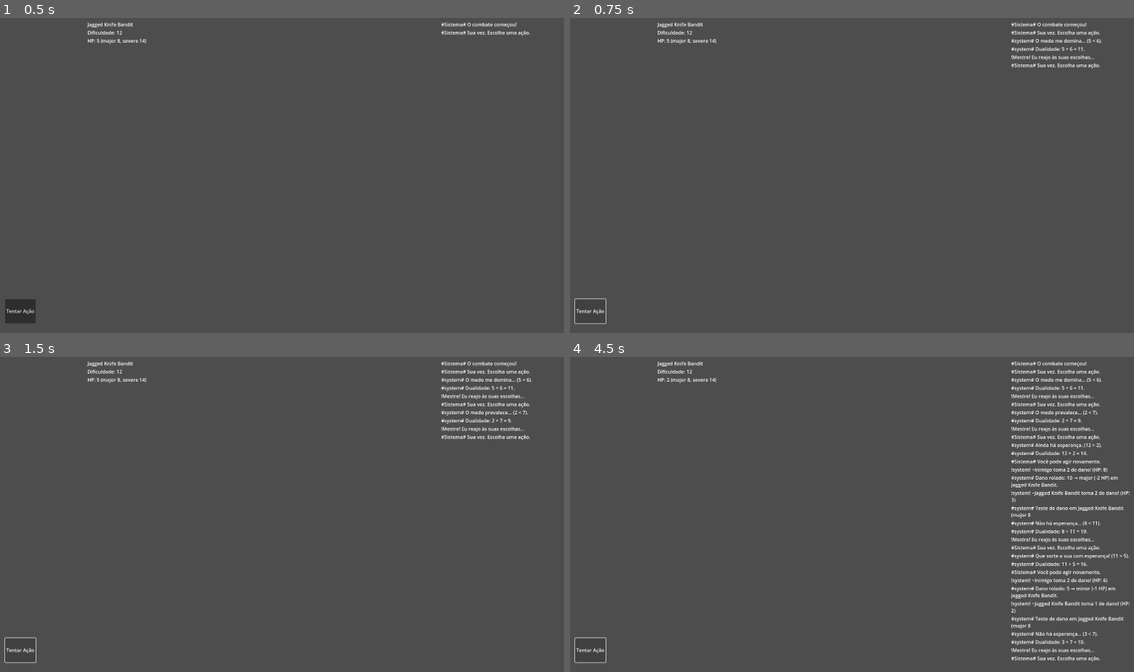
Above: before the commit, frames 1-4 (two rows, left to right).
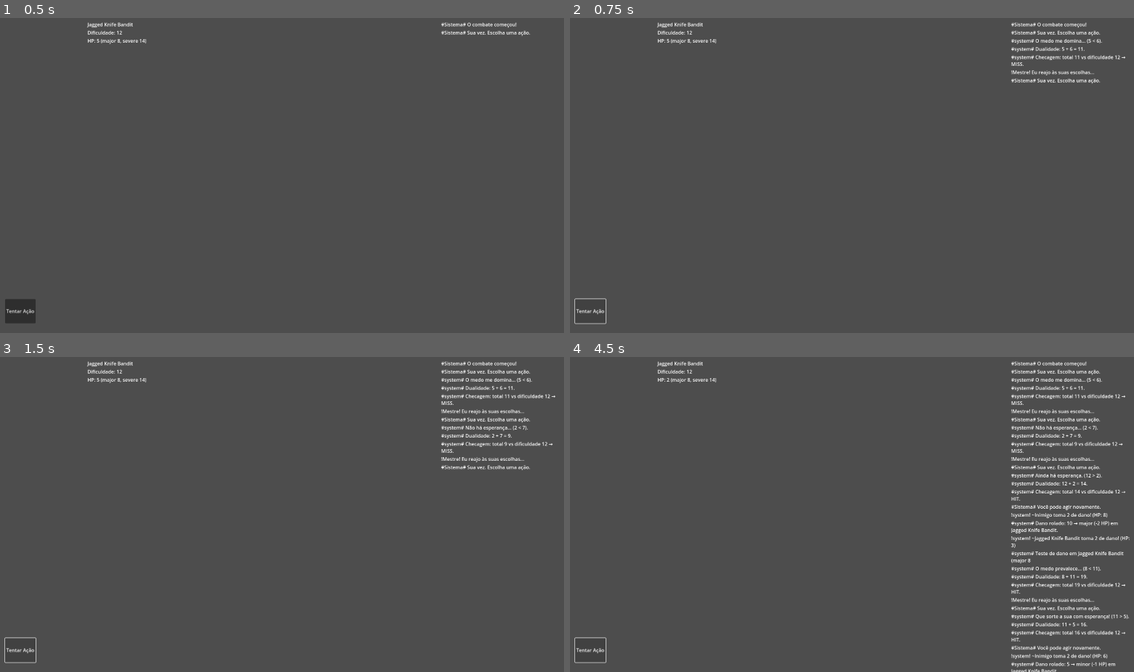
Above: after the commit, the same moments.

Repository: lucsantunes/daggerheart
Game: Godot game, scene res://scenes/CombatScene.tscn
The game is run twice, just before and just after one commit, with the same random seed, the same clock (stepped at 60 frames per second) and the same inputs. The project has no main scene, so this scene is started directly.
Inputs:
- Up to frame 1 (0.5 s): no input
- Up to frame 2 (0.75 s): click "Tentar Ação" at 0.5 s
- Up to frame 3 (1.5 s): click "Tentar Ação" at 1.25 s
- Up to frame 4 (4.5 s): click "Tentar Ação" at 2 s; tap Enter at 2.75, 4.25 s; tap L at 2.85, 3.6, 4.35 s; tap Space at 3.5 s

Frame 1 is identical in both runs. In frame 2, 0.5% of the frame differs, in the area x 78-99%, y 11-21%; in frame 3, 1.3%; in frame 4, 5.8%, in the area x 78-100%, y 11-100%.

Commit message:
Enhance combat mechanics by adding attack check narration and updating damage categorization signal to include breakdown details. Improve hit success logic in combat scene for clearer gameplay feedback.

Diff:
--- a/data/database_voices.csv
+++ b/data/database_voices.csv
@@ -10,5 +10,6 @@
 system,all,roll tie,generic,narration,CRÍTICO NELES!!! ({hope} = {fear})
 system,all,damage dealt,generic,effect,~{target} toma {amount} de dano! (HP: {hp})
 system,all,damage roll,generic,narration,Teste de dano em {target} (major {major}, severe {severe}).
+system,all,attack check,generic,narration,Checagem: total {total} vs dificuldade {difficulty} → {result}.
 system,all,damage categorized,generic,narration,Dano rolado: {rolled} → {category} (-{hp_loss} HP) em {target}.
 system,all,roll breakdown,generic,narration,Dualidade: {hope} + {fear} = {total}.
--- a/scripts/combat_manager.gd
+++ b/scripts/combat_manager.gd
@@ -2,7 +2,7 @@
 
 # Minimal combat manager to demonstrate effects
 signal damage_applied(target_name: String, amount: int, remaining_hp: int)
-signal damage_categorized(target_name: String, rolled_damage: int, category: String, hp_loss: int)
+signal damage_categorized(target_name: String, rolled_damage: int, category: String, hp_loss: int, breakdown: String)
 
 var target_hp: int = 10
 var target_name: String = "Inimigo"
@@ -55,7 +55,7 @@
 		hp_loss = 2
 
 	print("[CombatManager] resolve_attack → %s = %d | major: %d, severe: %d → %s (-%d HP)" % [breakdown, rolled, major, severe, category, hp_loss])
-	emit_signal("damage_categorized", target.data.name, rolled, category, hp_loss)
+	emit_signal("damage_categorized", target.data.name, rolled, category, hp_loss, breakdown)
 
 	target.apply_hp_loss(hp_loss)
 	emit_signal("damage_applied", target.data.name, hp_loss, target.current_hp)
--- a/scripts/combat_scene.gd
+++ b/scripts/combat_scene.gd
@@ -73,6 +73,17 @@
 		"total": total
 	})
 
+	# Hit check against current target difficulty
+	var hit_success := false
+	if current_target != null:
+		var target_diff: int = int(current_target.data.difficulty)
+		hit_success = total >= target_diff
+		narrator.narrate_custom("system", "all", "attack check", "generic", {
+			"total": total,
+			"difficulty": target_diff,
+			"result": ("HIT" if hit_success else "MISS")
+		})
+
 	# Turn flow: player continues on hope or crit; master reacts on fear
 	if result_type == "fear":
 		print("[CombatScene] Fear outcome. Passing turn to Master.")
@@ -83,8 +94,8 @@
 
 	# Apply simplified combat effects
 	combat_manager.apply_attempt_outcome(result_type)
-	# On success, resolve attack against current target
-	if result_type == "hope" or result_type == "crit":
+	# On success, resolve attack against current target if hit
+	if (result_type == "hope" or result_type == "crit") and hit_success:
 		if current_target != null:
 			combat_manager.resolve_attack(self, current_target, "2d8")
 			# Narrate the raw damage roll context for clarity
@@ -108,8 +119,8 @@
 	})
 
 
-func _on_damage_categorized(target_name: String, rolled_damage: int, category: String, hp_loss: int) -> void:
-	print("[CombatScene] Damage category → target: %s, rolled: %d, category: %s, hp_loss: %d" % [target_name, rolled_damage, category, hp_loss])
+func _on_damage_categorized(target_name: String, rolled_damage: int, category: String, hp_loss: int, breakdown: String) -> void:
+	print("[CombatScene] Damage category → target: %s, rolled: %d (%s), category: %s, hp_loss: %d" % [target_name, rolled_damage, breakdown, category, hp_loss])
 	narrator.narrate_custom("system", "all", "damage categorized", "generic", {
 		"target": target_name,
 		"rolled": rolled_damage,
